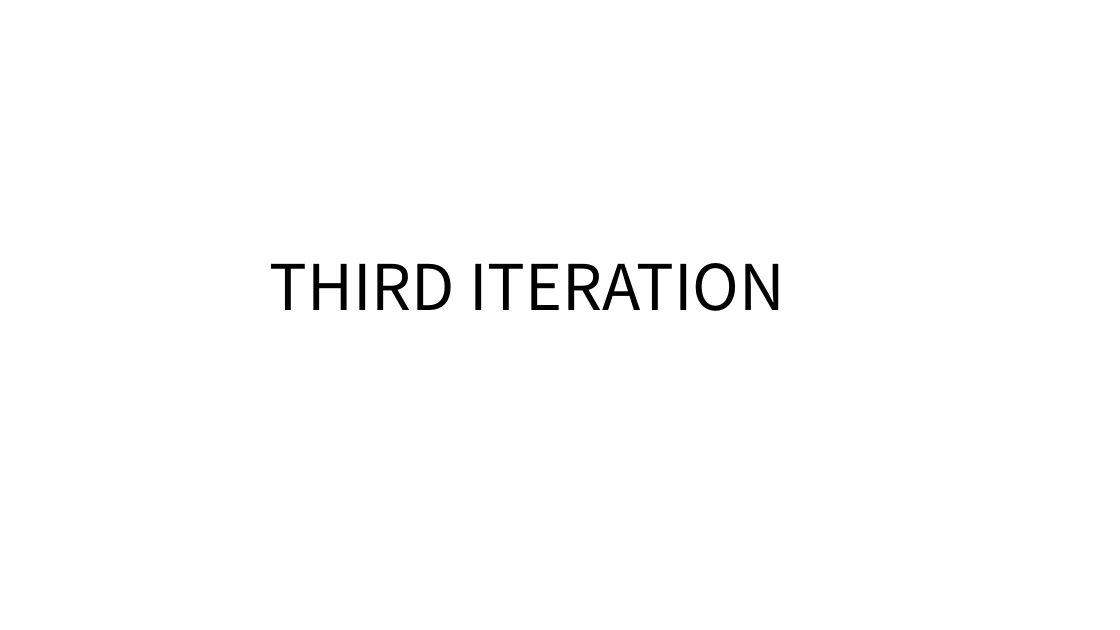
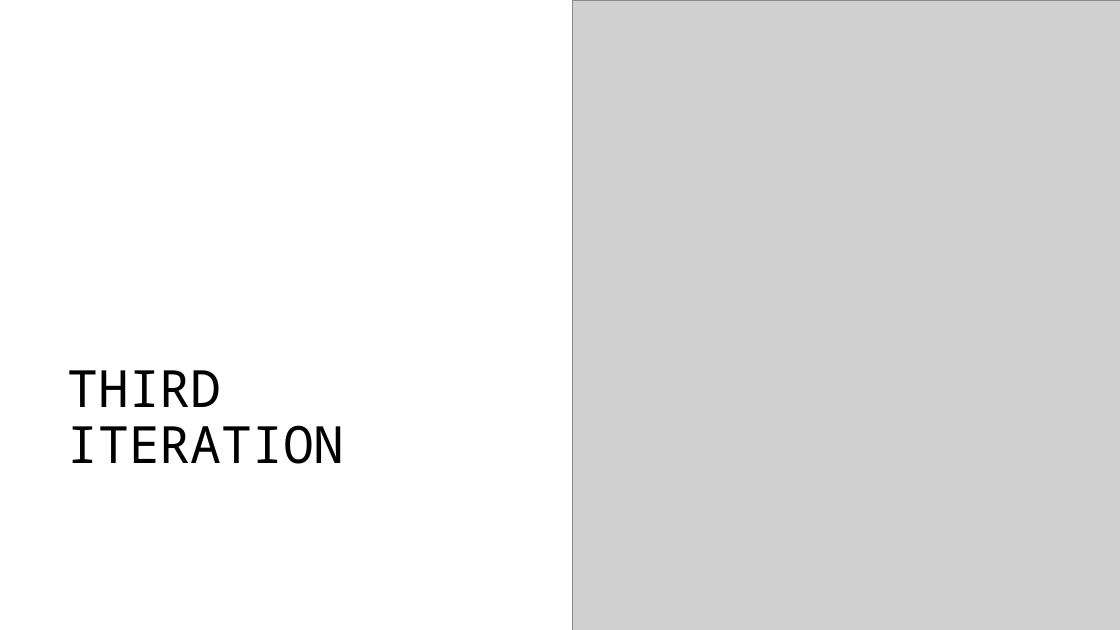
Before and after one commit to revhea2/priority-based-resource-allocation, a slide deck: slide 54 of final_presentation.pptx (slide 52 before the commit). Drawn at 1120x630 pixels with LibreOffice and Linux fonts; fonts in the diff are those of the drawing; grey boxes stand for pictures. Boxes give left, top, right and bottom in pixels: in the first picture for what was removed or moved away, otherwise in the second. Text is boxed around its words. In the diff, an @@ line names an element or a change of style, - is before the commit and + after.

```diff
--- a/final_presentation.pptx
+++ b/final_presentation.pptx
@@ picture added at [572, 0, 1120, 630] @@
@@ text "THIRD ITERATION": place and size @@
-text "THIRD ITERATION" at [270, 263, 785, 311]
+text "THIRD ITERATION" at [67, 370, 344, 464]
@@ text "THIRD ITERATION" at [67, 370, 344, 464]: size 54 to 44 pt, font Noto Sans CJK JP to Noto Sans Mono; line spacing 1 to 0.9; more space between paragraphs; vertical alignment top to bottom @@
```
Also in this commit, not shown: 9 other slides changed, 2 slides added, 4 other files.
